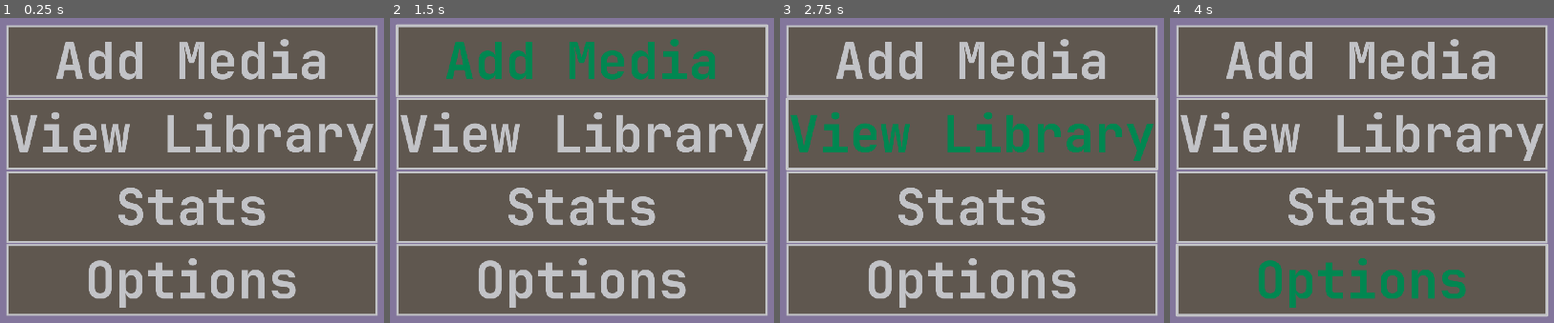
Above: before the commit, frames 1-4 (left to right).
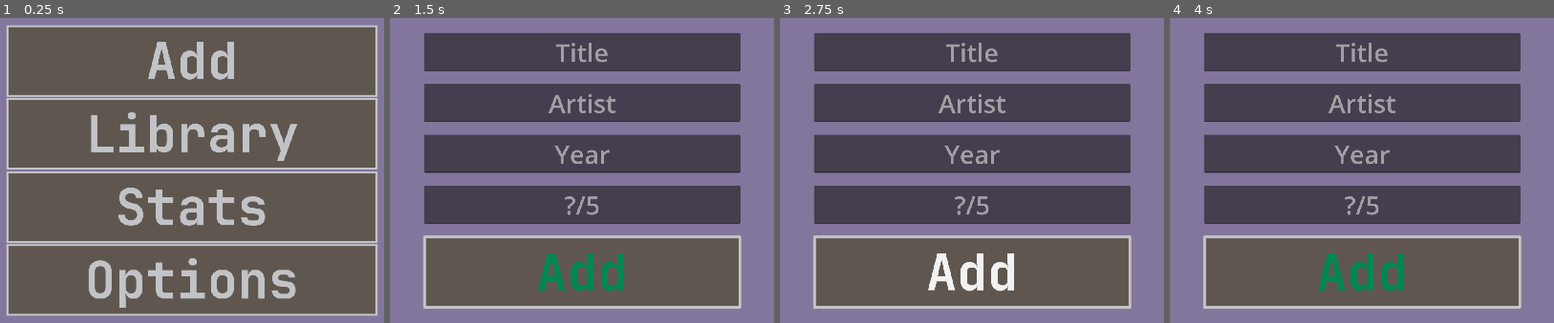
Above: after the commit, the same moments.

Repository: sym-z/medium
Game: Godot game, scene res://scenes/main_menu.tscn
Two runs of this game, one before a commit and one after it. Both use one fixed random seed, a clock stepped at 60 frames per second and the inputs below.
Inputs (mouse positions are in pixels of both pictures, inside the frame that each line leads up to):
- Up to frame 1 (0.25 s): no input
- Up to frame 2 (1.5 s): click "Add Media" (after the commit: "Add") at 0.5 s; click "Add Media" (after the commit: "Add") at 1.25 s
- Up to frame 3 (2.75 s): click (972, 133) at 2 s, where only the run before the commit has a clickable "View Library"
- Up to frame 4 (4 s): click (1362, 207) at 2.75 s, where only the run before the commit has a clickable "Stats"; click (1362, 280) at 3.5 s, where only the run before the commit has a clickable "Options"

The runs differ from the first frame. In frame 1, 8.0% of the frame differs, in the area x 2-98%, y 6-47%; in frame 2, 79%, in the area x 1-99%, y 1-98%; in frame 3, 79%; in frame 4, 79%.

Commit message:
library autoload, album class, new scenes

Diff:
--- a/medium/project.godot
+++ b/medium/project.godot
@@ -15,6 +15,10 @@
 config/features=PackedStringArray("4.3", "Forward Plus")
 config/icon="res://icon.svg"
 
+[autoload]
+
+Library="*res://scripts/library.gd"
+
 [display]
 
 window/size/viewport_width=1920
--- /dev/null
+++ b/medium/scenes/add_media.tscn
@@ -0,0 +1,80 @@
+[gd_scene load_steps=5 format=3 uid="uid://bgv5opifufu4d"]
+
+[ext_resource type="Script" path="res://scripts/add_media.gd" id="1_vrbsr"]
+[ext_resource type="Texture2D" uid="uid://dbv2v24xjrovc" path="res://sprites/bg-beta.png" id="1_vrsm7"]
+[ext_resource type="Theme" uid="uid://xta2k2ya6wgx" path="res://themes/main_menu_buttons.tres" id="2_t0nb6"]
+
+[sub_resource type="StyleBoxEmpty" id="StyleBoxEmpty_1gghr"]
+
+[node name="Add Media" type="Control" node_paths=PackedStringArray("titleField", "artistField", "yearField", "ratingField")]
+layout_mode = 3
+anchors_preset = 15
+anchor_right = 1.0
+anchor_bottom = 1.0
+grow_horizontal = 2
+grow_vertical = 2
+script = ExtResource("1_vrbsr")
+titleField = NodePath("Panel/VBoxContainer/Title")
+artistField = NodePath("Panel/VBoxContainer/Artist")
+yearField = NodePath("Panel/VBoxContainer/Year")
+ratingField = NodePath("Panel/VBoxContainer/Rating")
+
+[node name="Background Image" type="TextureRect" parent="."]
+offset_right = 40.0
+offset_bottom = 40.0
+texture = ExtResource("1_vrsm7")
+
+[node name="Panel" type="Panel" parent="."]
+layout_mode = 1
+anchors_preset = 15
+anchor_right = 1.0
+anchor_bottom = 1.0
+grow_horizontal = 2
+grow_vertical = 2
+theme_override_styles/panel = SubResource("StyleBoxEmpty_1gghr")
+
+[node name="VBoxContainer" type="VBoxContainer" parent="Panel"]
+layout_mode = 1
+anchors_preset = 8
+anchor_left = 0.5
+anchor_top = 0.5
+anchor_right = 0.5
+anchor_bottom = 0.5
+offset_left = -397.5
+offset_top = -248.0
+offset_right = 397.5
+offset_bottom = 248.0
+grow_horizontal = 2
+grow_vertical = 2
+theme_override_constants/separation = 32
+
+[node name="Title" type="LineEdit" parent="Panel/VBoxContainer"]
+layout_mode = 2
+theme_override_font_sizes/font_size = 64
+placeholder_text = "Title"
+alignment = 1
+
+[node name="Artist" type="LineEdit" parent="Panel/VBoxContainer"]
+layout_mode = 2
+theme_override_font_sizes/font_size = 64
+placeholder_text = "Artist"
+alignment = 1
+
+[node name="Year" type="LineEdit" parent="Panel/VBoxContainer"]
+layout_mode = 2
+theme_override_font_sizes/font_size = 64
+placeholder_text = "Year"
+alignment = 1
+
+[node name="Rating" type="LineEdit" parent="Panel/VBoxContainer"]
+layout_mode = 2
+theme_override_font_sizes/font_size = 64
+placeholder_text = "?/5"
+alignment = 1
+
+[node name="Add" type="Button" parent="Panel/VBoxContainer"]
+layout_mode = 2
+theme = ExtResource("2_t0nb6")
+text = "Add"
+
+[connection signal="button_up" from="Panel/VBoxContainer/Add" to="." method="_on_add_button_up"]
--- a/medium/scenes/main_menu.tscn
+++ b/medium/scenes/main_menu.tscn
@@ -1,7 +1,10 @@
-[gd_scene load_steps=3 format=3 uid="uid://d313thg1h0icf"]
+[gd_scene load_steps=5 format=3 uid="uid://d313thg1h0icf"]
 
 [ext_resource type="Texture2D" uid="uid://dbv2v24xjrovc" path="res://sprites/bg-beta.png" id="1_7wnob"]
+[ext_resource type="Script" path="res://scripts/main_menu.gd" id="1_g3674"]
 [ext_resource type="Theme" uid="uid://xta2k2ya6wgx" path="res://themes/main_menu_buttons.tres" id="2_qah5t"]
+
+[sub_resource type="StyleBoxEmpty" id="StyleBoxEmpty_46t7i"]
 
 [node name="Main Menu" type="Control"]
 layout_mode = 3
@@ -11,6 +14,7 @@
 offset_bottom = 600.0
 grow_horizontal = 2
 grow_vertical = 2
+script = ExtResource("1_g3674")
 metadata/_edit_use_anchors_ = true
 
 [node name="Background Image" type="TextureRect" parent="."]
@@ -19,36 +23,50 @@
 offset_bottom = 40.0
 texture = ExtResource("1_7wnob")
 
-[node name="VBoxContainer" type="VBoxContainer" parent="."]
+[node name="Panel" type="Panel" parent="."]
+layout_mode = 1
+anchors_preset = 15
+anchor_right = 1.0
+anchor_bottom = 1.0
+grow_horizontal = 2
+grow_vertical = 2
+theme_override_styles/panel = SubResource("StyleBoxEmpty_46t7i")
+
+[node name="VBoxContainer" type="VBoxContainer" parent="Panel"]
 layout_mode = 1
 anchors_preset = 8
 anchor_left = 0.5
 anchor_top = 0.5
 anchor_right = 0.5
 anchor_bottom = 0.5
-offset_left = -20.0
-offset_top = -20.0
-offset_right = 20.0
-offset_bottom = 20.0
+offset_left = -466.0
+offset_top = -366.0
+offset_right = 466.0
+offset_bottom = 366.0
 grow_horizontal = 2
 grow_vertical = 2
 
-[node name="Add" type="Button" parent="VBoxContainer"]
+[node name="Add" type="Button" parent="Panel/VBoxContainer"]
 layout_mode = 2
 theme = ExtResource("2_qah5t")
-text = "Add Media"
+text = "Add"
 
-[node name="View" type="Button" parent="VBoxContainer"]
+[node name="View" type="Button" parent="Panel/VBoxContainer"]
 layout_mode = 2
 theme = ExtResource("2_qah5t")
-text = "View Library"
+text = "Library"
 
-[node name="Stats" type="Button" parent="VBoxContainer"]
+[node name="Stats" type="Button" parent="Panel/VBoxContainer"]
 layout_mode = 2
 theme = ExtResource("2_qah5t")
 text = "Stats"
 
-[node name="Options" type="Button" parent="VBoxContainer"]
+[node name="Options" type="Button" parent="Panel/VBoxContainer"]
 layout_mode = 2
 theme = ExtResource("2_qah5t")
 text = "Options"
+
+[connection signal="button_up" from="Panel/VBoxContainer/Add" to="." method="_on_add_button_up"]
+[connection signal="button_up" from="Panel/VBoxContainer/View" to="." method="_on_view_button_up"]
+[connection signal="button_up" from="Panel/VBoxContainer/Stats" to="." method="_on_stats_button_up"]
+[connection signal="button_up" from="Panel/VBoxContainer/Options" to="." method="_on_options_button_up"]
--- /dev/null
+++ b/medium/scenes/options.tscn
@@ -0,0 +1,27 @@
+[gd_scene load_steps=3 format=3 uid="uid://mc5c8dgfx0nu"]
+
+[ext_resource type="Texture2D" uid="uid://dbv2v24xjrovc" path="res://sprites/bg-beta.png" id="1_2rqbn"]
+
+[sub_resource type="StyleBoxEmpty" id="StyleBoxEmpty_m7pyt"]
+
+[node name="Options" type="Control"]
+layout_mode = 3
+anchors_preset = 15
+anchor_right = 1.0
+anchor_bottom = 1.0
+grow_horizontal = 2
+grow_vertical = 2
+
+[node name="Background Image" type="TextureRect" parent="."]
+offset_right = 40.0
+offset_bottom = 40.0
+texture = ExtResource("1_2rqbn")
+
+[node name="Panel" type="Panel" parent="."]
+layout_mode = 1
+anchors_preset = 15
+anchor_right = 1.0
+anchor_bottom = 1.0
+grow_horizontal = 2
+grow_vertical = 2
+theme_override_styles/panel = SubResource("StyleBoxEmpty_m7pyt")
--- /dev/null
+++ b/medium/scenes/stats.tscn
@@ -0,0 +1,27 @@
+[gd_scene load_steps=3 format=3 uid="uid://b7lmdjwha4uy"]
+
+[ext_resource type="Texture2D" uid="uid://dbv2v24xjrovc" path="res://sprites/bg-beta.png" id="1_3vfgp"]
+
+[sub_resource type="StyleBoxEmpty" id="StyleBoxEmpty_djyfc"]
+
+[node name="Stats" type="Control"]
+layout_mode = 3
+anchors_preset = 15
+anchor_right = 1.0
+anchor_bottom = 1.0
+grow_horizontal = 2
+grow_vertical = 2
+
+[node name="Background Image" type="TextureRect" parent="."]
+offset_right = 40.0
+offset_bottom = 40.0
+texture = ExtResource("1_3vfgp")
+
+[node name="Panel" type="Panel" parent="."]
+layout_mode = 1
+anchors_preset = 15
+anchor_right = 1.0
+anchor_bottom = 1.0
+grow_horizontal = 2
+grow_vertical = 2
+theme_override_styles/panel = SubResource("StyleBoxEmpty_djyfc")
--- /dev/null
+++ b/medium/scenes/view_library.tscn
@@ -0,0 +1,27 @@
+[gd_scene load_steps=3 format=3 uid="uid://bxf0xg1hi6rk1"]
+
+[ext_resource type="Texture2D" uid="uid://dbv2v24xjrovc" path="res://sprites/bg-beta.png" id="1_7i5yt"]
+
+[sub_resource type="StyleBoxEmpty" id="StyleBoxEmpty_4l05i"]
+
+[node name="View Library" type="Control"]
+layout_mode = 3
+anchors_preset = 15
+anchor_right = 1.0
+anchor_bottom = 1.0
+grow_horizontal = 2
+grow_vertical = 2
+
+[node name="Background Image" type="TextureRect" parent="."]
+offset_right = 40.0
+offset_bottom = 40.0
+texture = ExtResource("1_7i5yt")
+
+[node name="Panel" type="Panel" parent="."]
+layout_mode = 1
+anchors_preset = 15
+anchor_right = 1.0
+anchor_bottom = 1.0
+grow_horizontal = 2
+grow_vertical = 2
+theme_override_styles/panel = SubResource("StyleBoxEmpty_4l05i")
--- /dev/null
+++ b/medium/scripts/add_media.gd
@@ -0,0 +1,12 @@
+extends Control
+
+# MUSIC FIELDS
+@export var titleField : LineEdit
+@export var artistField : LineEdit
+@export var yearField : LineEdit
+@export var ratingField : LineEdit
+
+func _on_add_button_up() -> void:
+	var numYear : int = yearField.text as int
+	var numRating : int = ratingField.text as int
+	Library.createAlbum(	titleField.text,artistField.text,numYear,numRating)
--- /dev/null
+++ b/medium/scripts/library.gd
@@ -0,0 +1,27 @@
+extends Node
+
+var albumLibrary : Array[Album] = []
+class Album:
+	var title : String
+	var artist : String
+	var year : int
+	var rating : int
+	func _init(tit : String = "?",art:String = "?",yr:int = -1,rate:int = -1) -> void:
+		title = tit
+		artist = art
+		year = yr
+		rating = rate
+		# TODO: Parse out the genres from the string, and add them to genres[]
+
+	func debugPrint():
+		print("TITLE: ", title)
+		print("ARTIST: ", artist)
+		print("YEAR: ", year)
+		print("RATING: ", rating)
+		# TODO: Iterate and print out genres
+
+func createAlbum(title : String = "unknown",artist:String = "unknown",year:int = 0,rating:int = 0) -> void:
+	var album = Album.new(title,artist,year,rating)
+	albumLibrary.append(album)
+	print("Album Added!")
+	album.debugPrint()
--- /dev/null
+++ b/medium/scripts/main_menu.gd
@@ -0,0 +1,21 @@
+extends Control
+
+func _on_add_button_up() -> void:
+	call_deferred("toAddScene")
+func toAddScene() -> void:
+	get_tree().change_scene_to_file("res://scenes/add_media.tscn")
+
+func _on_view_button_up() -> void:
+	call_deferred("toAddScene")
+func toViewScene() -> void:
+	get_tree().change_scene_to_file("res://scenes/view_library.tscn")
+
+func _on_stats_button_up() -> void:
+	call_deferred("toAddScene")
+func toStatsScene() -> void:
+	get_tree().change_scene_to_file("res://scenes/stats.tscn")
+
+func _on_options_button_up() -> void:
+	call_deferred("toAddScene")
+func toOptionsScene() -> void:
+	get_tree().change_scene_to_file("res://scenes/options.tscn")
--- a/medium/themes/main-menu-button-stylebox.tres
+++ b/medium/themes/main-menu-button-stylebox.tres
@@ -1,6 +1,10 @@
 [gd_resource type="StyleBoxFlat" format=3 uid="uid://ci54pwbg7rwy2"]
 
 [resource]
+content_margin_left = 5.0
+content_margin_top = 5.0
+content_margin_right = 5.0
+content_margin_bottom = 5.0
 bg_color = Color(0.372549, 0.341176, 0.309804, 1)
 border_width_left = 5
 border_width_top = 5
Not shown, changed: medium/.DS_Store
